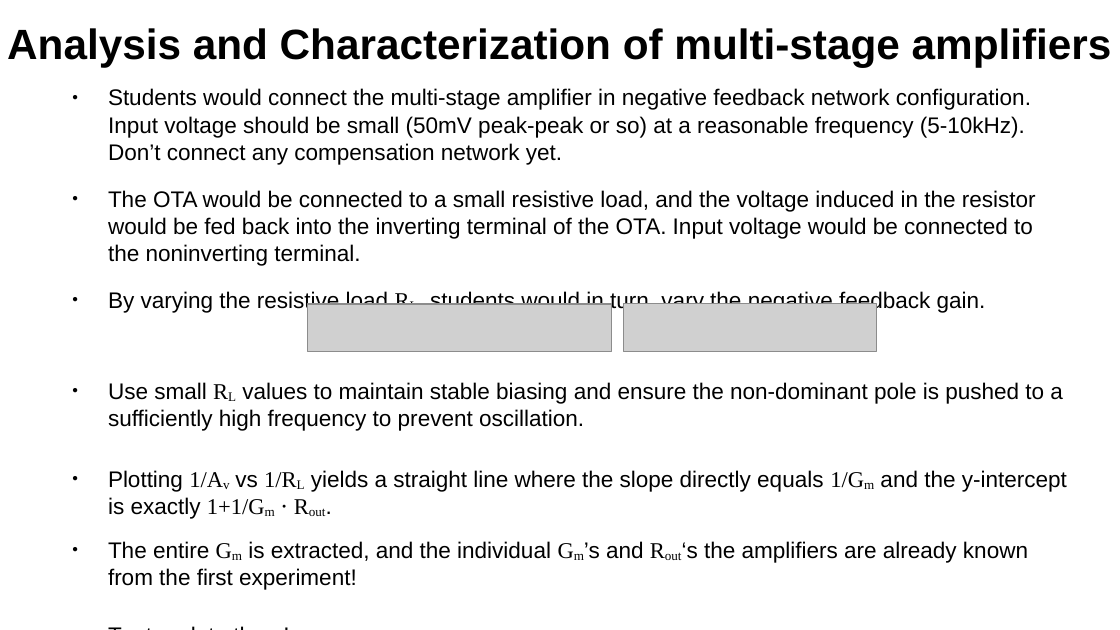
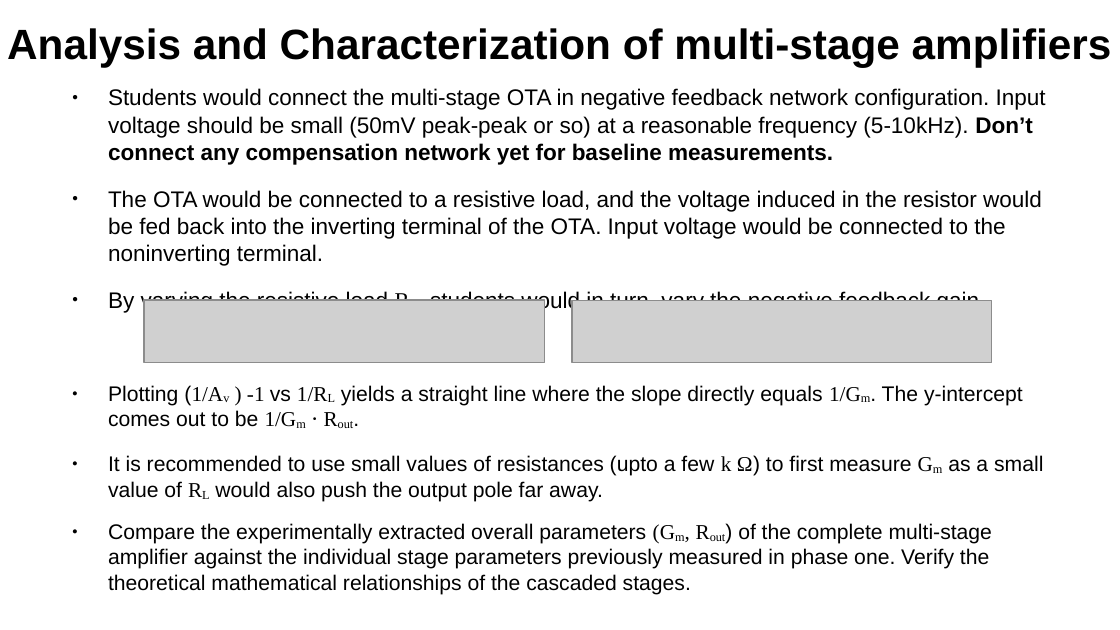
Before and after one commit to madhavgulati277/SSCS-Chipathon-Track-C-MOSbius, a slide deck: slide 30 of ppt_mmg_architecture.odp (slide 29 before the commit). Drawn at 1120x630 pixels with LibreOffice and Linux fonts; fonts in the diff are those of the drawing; grey boxes stand for pictures. Boxes give left, top, right and bottom in pixels: in the first picture for what was removed or moved away, otherwise in the second. Text is boxed around its words. In the diff, an @@ line names an element or a change of style, - is before the commit and + after.

```diff
--- a/ppt_mmg_architecture.odp
+++ b/ppt_mmg_architecture.odp
@@ text at <box>108,88,1046,266</box>: text changed @@
-● Students would connect the multi-stage amplifier in negative feedback network configuration. Input voltage should be small (50mV peak-peak or so) at a reasonable frequency (5-10kHz). Don’t connect any compensation network yet.
-● The OTA would be connected to a small resistive load, and the voltage induced in the resistor would be fed back into the inverting terminal of the OTA. Input voltage would be connected to the noninverting terminal.
+● Students would connect the multi-stage OTA in negative feedback network configuration. Input voltage should be small (50mV peak-peak or so) at a reasonable frequency (5-10kHz). Don’t connect any compensation network yet for baseline measurements.
+● The OTA would be connected to a resistive load, and the voltage induced in the resistor would be fed back into the inverting terminal of the OTA. Input voltage would be connected to the noninverting terminal.
@@ picture: place and size @@
-picture at <box>308,304,612,352</box>
+picture at <box>144,300,545,362</box>
@@ picture: place and size @@
-picture at <box>624,304,877,352</box>
+picture at <box>572,301,992,364</box>
@@ text at <box>108,385,1043,595</box>: text changed; size 16 to 15 pt @@
-● Use small RL values to maintain stable biasing and ensure the non-dominant pole is pushed to a sufficiently high frequency to prevent oscillation.
-● Plotting 1/Av vs 1/RL yields a straight line where the slope directly equals 1/Gm and the y-intercept is exactly 1+1/Gm ⋅ Rout.
-● The entire Gm is extracted, and the individual Gm’s and Rout‘s the amplifiers are already known from the first experiment!
-● Try to relate them!
+● Plotting (1/Av ) -1 vs 1/RL yields a straight line where the slope directly equals 1/Gm. The y-intercept comes out to be 1/Gm ⋅ Rout.
+● It is recommended to use small values of resistances (upto a few k Ω) to first measure Gm as a small value of RL would also push the output pole far away.
+● Compare the experimentally extracted overall parameters (Gm, Rout) of the complete multi-stage amplifier against the individual stage parameters previously measured in phase one. Verify the theoretical mathematical relationships of the cascaded stages.
```
Also in this commit, not shown: 7 other slides changed, 2 slides added, 3 other files.
